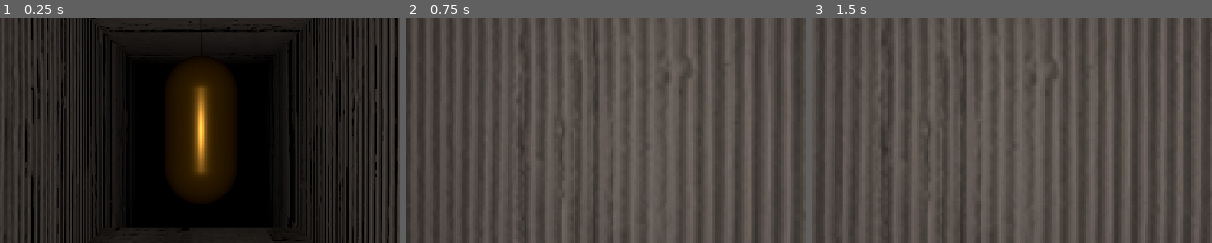
Above: before the commit, frames 1-3 (left to right).
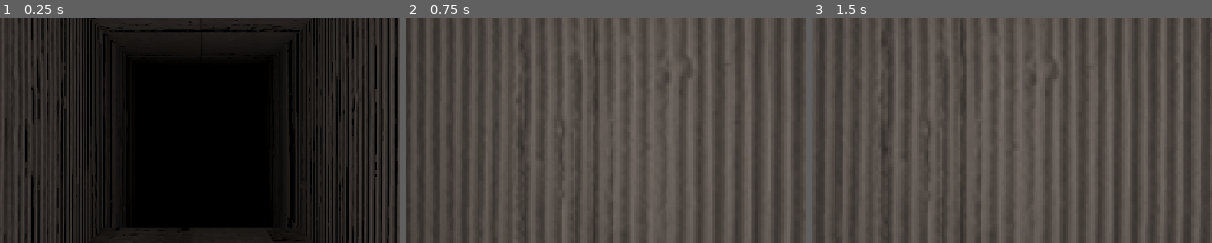
Above: after the commit, the same moments.

Repository: coopermeade-hash/Wall-Crawler
Game: Godot game, scene res://Scenes/game.tscn
Same seed, same stepped clock (60 frames per second), same inputs: the game is played once before the commit and once after it.
Inputs:
- Up to frame 1 (0.25 s): no input
- Up to frame 2 (0.75 s): tap Enter at 0.5 s; hold Right (turn_right) from 0.53 s (still down); hold Space (attack) from 0.53 s (still down)
- Up to frame 3 (1.5 s): release Right (turn_right) at 1.28 s; release Space (attack) at 1.28 s; hold Down (move_backward) from 1.28 s (still down); tap X (split) at 1.35 s
The pictures show only the part of the screen within x 25-75%, y 25-75%; the shares and areas given below are measured in that part.

The runs differ from the first frame. In frame 1, 8.8% of the frame differs, in the area x 42-59%, y 19-81%; in frame 2, nothing differs; in frame 3, nothing differs.

Commit message:
Update grid_map.gd

Diff:
--- a/wall-crawler/Scenes/Map/grid_map.gd
+++ b/wall-crawler/Scenes/Map/grid_map.gd
@@ -91,6 +91,8 @@
 	for dead_end in dead_ends:
 		if Vector3i(dead_end) == local_to_map(player.position): continue
 
+		if get_cell_item(dead_end + Vector3.DOWN) == -1: continue
+
 		dead_end += Vector3.ONE
 		#if a dead end is the center, skip, as that is where the player is.
 		var random_chance = randf()
